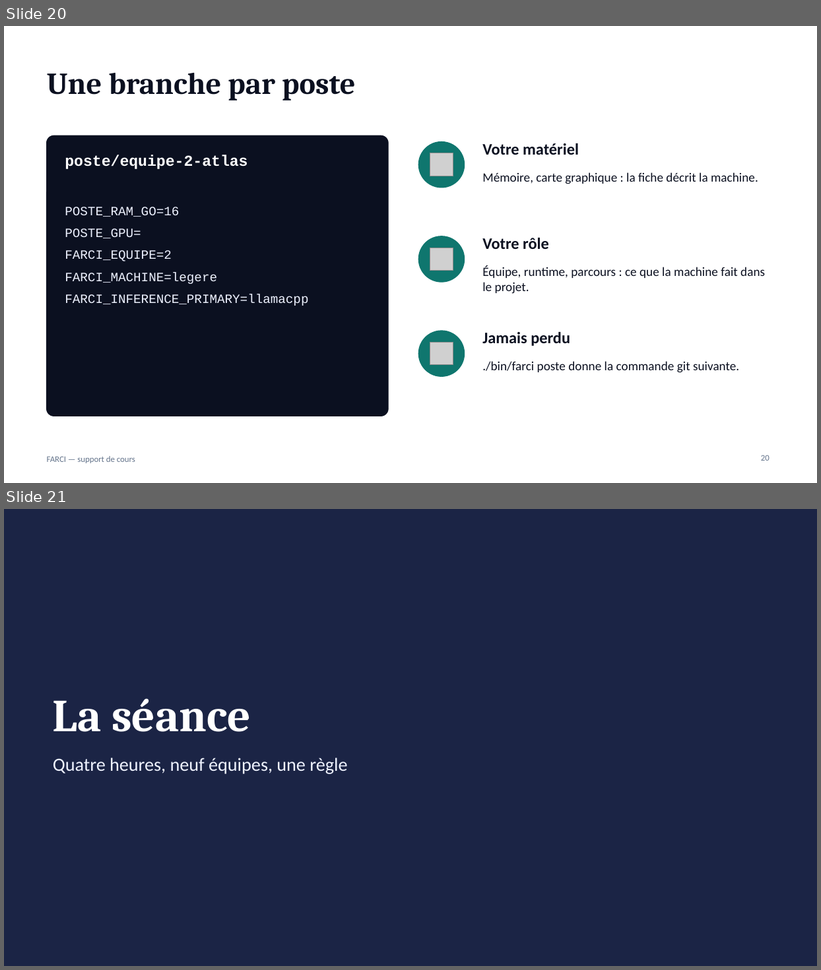
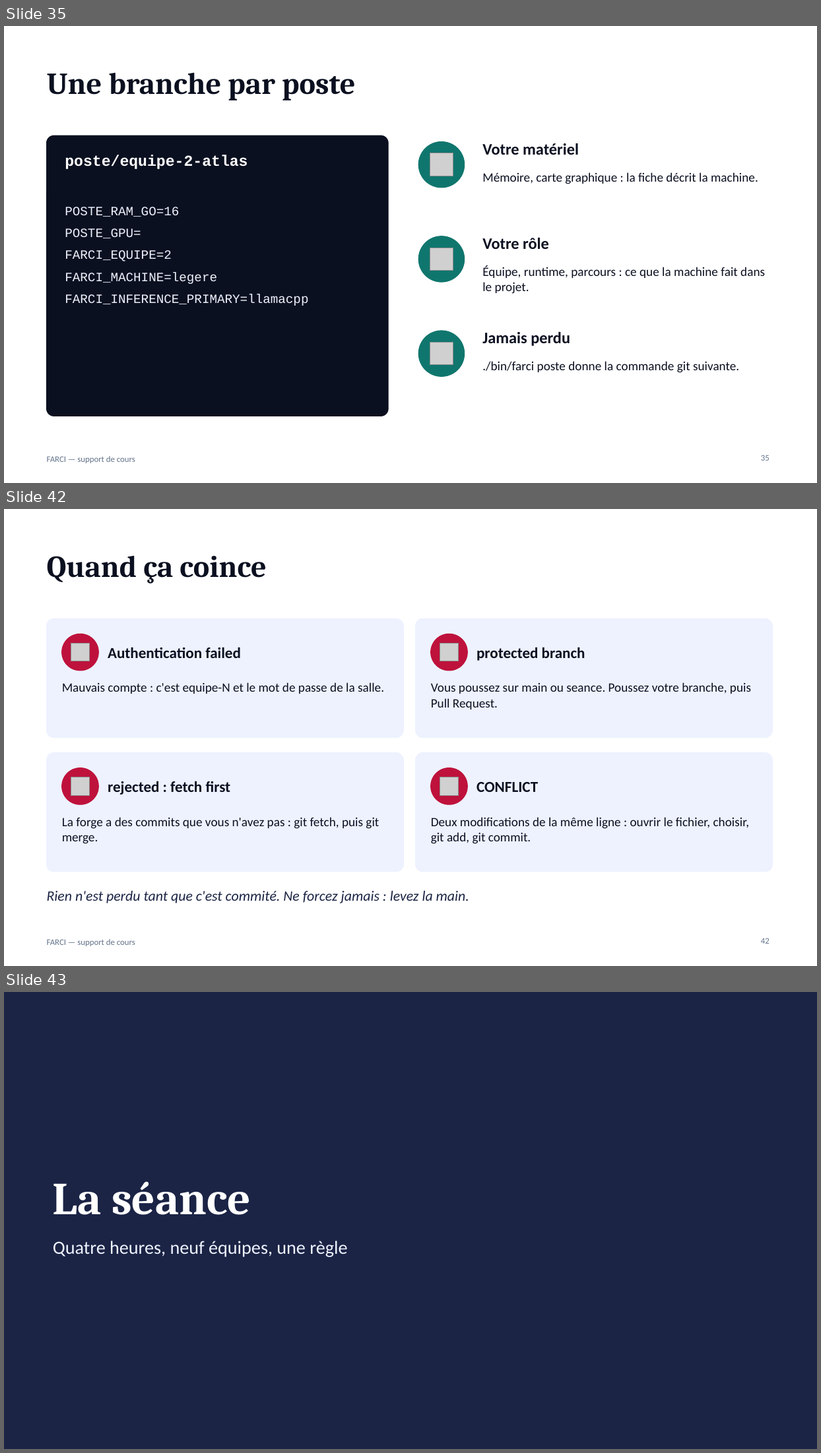
Before and after one commit to jdanion/FARCI, a slide deck: docs/support/FARCI-support-de-cours.pptx. Shown one above the other, each under a label of ours: slides 20 and 21 before the commit, slides 35, 42 and 43 after it; the slides between them are not shown. The pictures are 821x970 and 821x1453 pixels, drawn with LibreOffice and Linux fonts; fonts in the diff are those of the drawing; grey boxes stand for pictures. Boxes give left, top, right and bottom in pixels: in the first picture for what was removed or moved away, otherwise in the second. Text is boxed around its words. In the diff, an @@ line names an element or a change of style, - is before the commit and + after.

```diff
--- a/docs/support/FARCI-support-de-cours.pptx
+++ b/docs/support/FARCI-support-de-cours.pptx
@@ slide 42 added at (x1=4, y1=509, x2=817, y2=966), background #FFFFFF; not listed: 1 template element that a slide beside it also shows @@
@@ title added at (x1=47, y1=556, x2=266, y2=584), 36 pt, text #0B1020, bold @@
+Quand ça coince
@@ rounded rectangle added at (x1=47, y1=619, x2=403, y2=738), fill #EEF2FF, outline #EEF2FF 1 pt @@
@@ rounded rectangle added at (x1=416, y1=619, x2=773, y2=738), fill #EEF2FF, outline #EEF2FF 1 pt @@
@@ ellipse added at (x1=62, y1=634, x2=98, y2=671), fill #BE123C, outline #BE123C 1 pt @@
@@ picture added at (x1=71, y1=643, x2=89, y2=661) @@
@@ text added at (x1=108, y1=647, x2=241, y2=658), 18 pt, text #0B1020, bold @@
+Authentication failed
@@ ellipse added at (x1=431, y1=634, x2=467, y2=671), fill #BE123C, outline #BE123C 1 pt @@
@@ picture added at (x1=440, y1=643, x2=459, y2=661) @@
@@ text added at (x1=477, y1=647, x2=585, y2=661), 18 pt, text #0B1020, bold @@
+protected branch
@@ text added at (x1=62, y1=683, x2=384, y2=694), 15 pt, text #0B1020 @@
+Mauvais compte : c'est equipe-N et le mot de passe de la salle.
@@ text added at (x1=431, y1=683, x2=751, y2=710), 15 pt, text #0B1020 @@
+Vous poussez sur main ou seance. Poussez votre branche, puis Pull Request.
@@ rounded rectangle added at (x1=47, y1=753, x2=403, y2=872), fill #EEF2FF, outline #EEF2FF 1 pt @@
@@ rounded rectangle added at (x1=416, y1=753, x2=773, y2=872), fill #EEF2FF, outline #EEF2FF 1 pt @@
@@ ellipse added at (x1=62, y1=768, x2=98, y2=805), fill #BE123C, outline #BE123C 1 pt @@
@@ picture added at (x1=71, y1=778, x2=89, y2=795) @@
@@ text added at (x1=108, y1=781, x2=231, y2=795), 18 pt, text #0B1020, bold @@
+rejected : fetch first
@@ ellipse added at (x1=431, y1=768, x2=467, y2=805), fill #BE123C, outline #BE123C 1 pt @@
@@ picture added at (x1=440, y1=778, x2=459, y2=795) @@
@@ text added at (x1=477, y1=782, x2=538, y2=792), 18 pt, text #0B1020, bold @@
+CONFLICT
@@ text added at (x1=62, y1=817, x2=379, y2=844), 15 pt, text #0B1020 @@
+La forge a des commits que vous n'avez pas : git fetch, puis git merge.
@@ text added at (x1=431, y1=817, x2=750, y2=844), 15 pt, text #0B1020 @@
+Deux modifications de la même ligne : ouvrir le fichier, choisir, git add, git commit.
@@ text added at (x1=47, y1=891, x2=469, y2=904), 17 pt, text #1B2445, italic @@
+Rien n'est perdu tant que c'est commité. Ne forcez jamais : levez la main.
@@ page number added at (x1=761, y1=938, x2=770, y2=944), 10 pt, text #64748B @@
+42
@@ what was slide 20 is now slide 35 @@
@@ page number at (x1=761, y1=455, x2=770, y2=461): text changed @@
-20
+35
@@ what was slide 21 is now slide 43 @@
```
Also in this commit, not shown: 3 slides changed, 21 other slides added, 4 other files.
